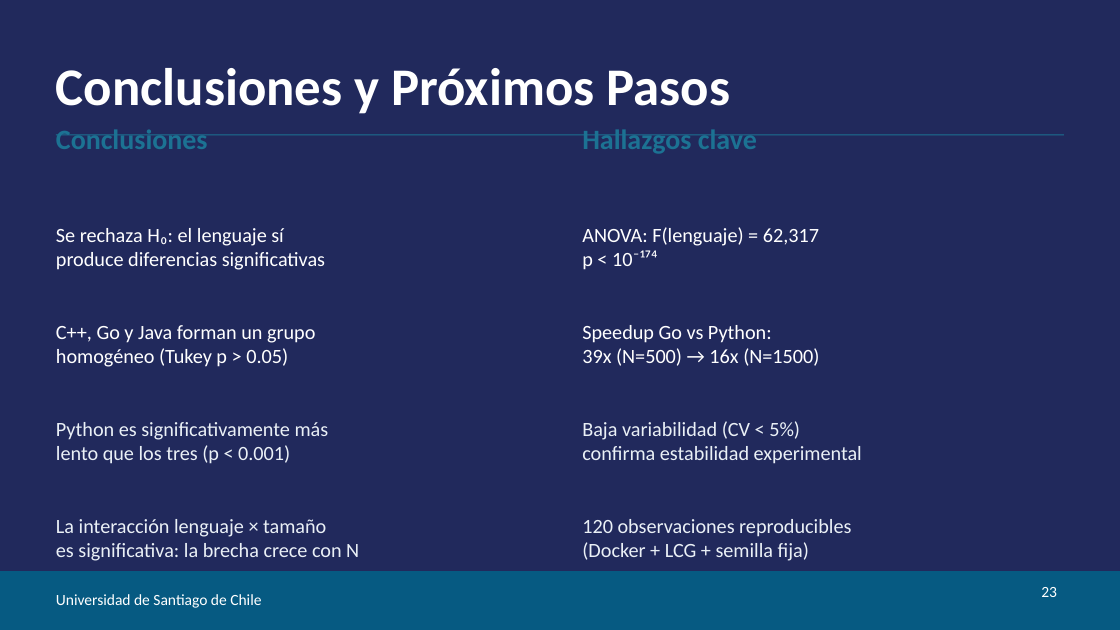
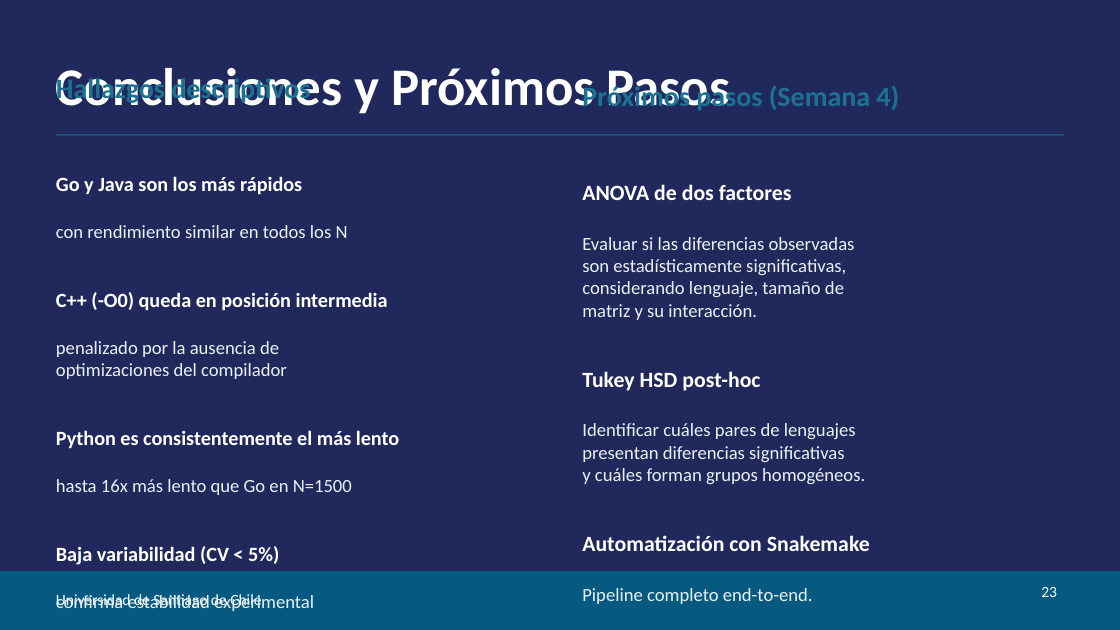
Before and after one commit to jffp-alt/matrix-benchmark, a slide deck: slide 23 of results/Semana2_Benchmark_Matrices.pptx. Drawn at 1120x630 pixels with LibreOffice and Linux fonts; fonts in the diff are those of the drawing. Boxes give left, top, right and bottom in pixels: in the first picture for what was removed or moved away, otherwise in the second. Text is boxed around its words. In the diff, an @@ line names an element or a change of style, - is before the commit and + after.

```diff
--- a/results/Semana2_Benchmark_Matrices.pptx
+++ b/results/Semana2_Benchmark_Matrices.pptx
@@ text at (56,75,399,611): text changed; size 13 to 12 pt @@
-Conclusiones
-Se rechaza H₀: el lenguaje sí
-produce diferencias significativas
-C++, Go y Java forman un grupo
-homogéneo (Tukey p > 0.05)
-Python es significativamente más
-lento que los tres (p < 0.001)
-La interacción lenguaje × tamaño
-es significativa: la brecha crece con N
+Hallazgos descriptivos
+Go y Java son los más rápidos
+con rendimiento similar en todos los N
+C++ (-O0) queda en posición intermedia
+penalizado por la ausencia de
+optimizaciones del compilador
+Python es consistentemente el más lento
+hasta 16x más lento que Go en N=1500
+Baja variabilidad (CV < 5%)
+confirma estabilidad experimental
@@ text at (582,83,899,604): text changed; size 13 to 12 pt @@
-Hallazgos clave
-ANOVA: F(lenguaje) = 62,317
-p < 10⁻¹⁷⁴
-Speedup Go vs Python:
-39x (N=500) → 16x (N=1500)
-Baja variabilidad (CV < 5%)
-confirma estabilidad experimental
-120 observaciones reproducibles
-(Docker + LCG + semilla fija)
+Próximos pasos (Semana 4)
+ANOVA de dos factores
+Evaluar si las diferencias observadas
+son estadísticamente significativas,
+considerando lenguaje, tamaño de
+matriz y su interacción.
+Tukey HSD post-hoc
+Identificar cuáles pares de lenguajes
+presentan diferencias significativas
+y cuáles forman grupos homogéneos.
+Automatización con Snakemake
+Pipeline completo end-to-end.
```
Also in this commit, not shown: 7 other slides changed, 3 slides added, 3 slides removed.
